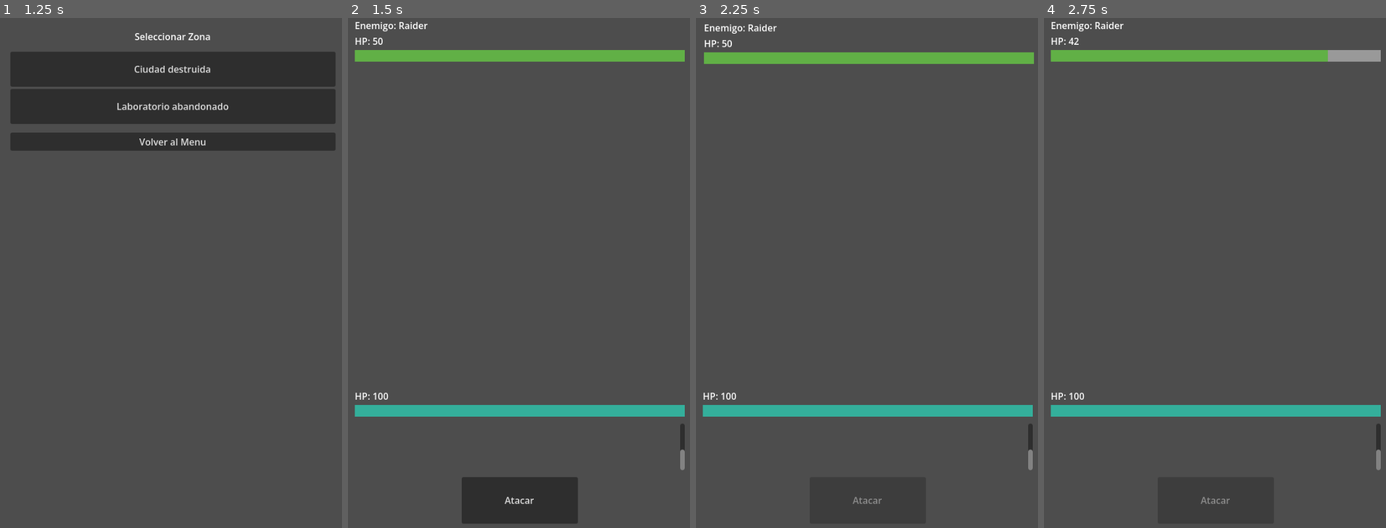
Above: before the commit, frames 1-4 (left to right).
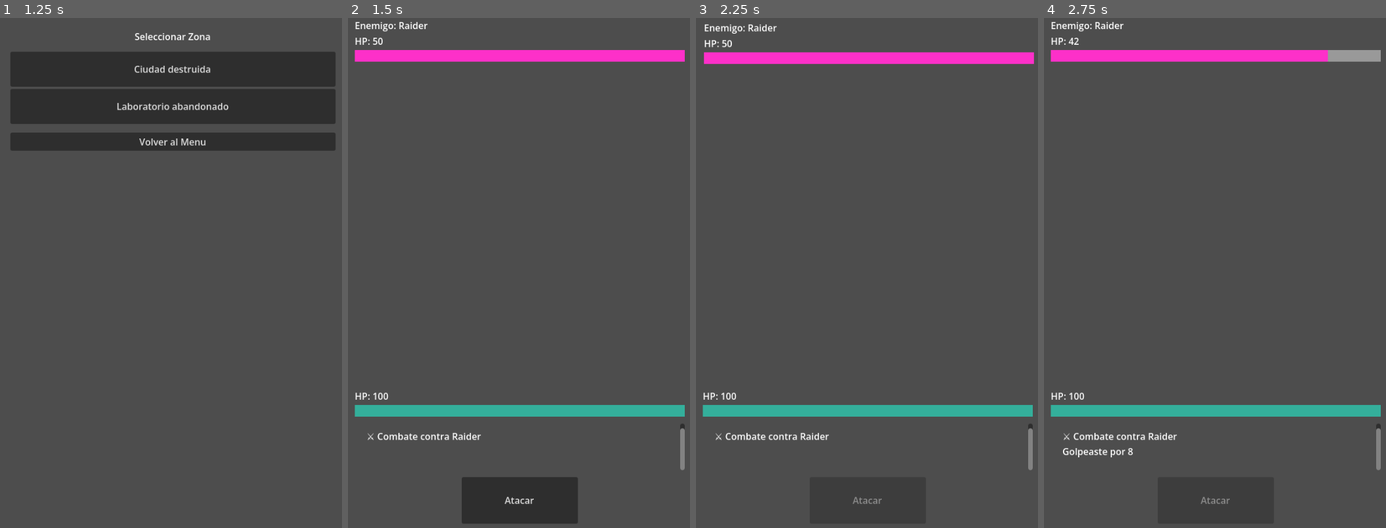
Above: after the commit, the same moments.

Repository: MirandaFrancoCBA/apocalypsheep
Game: Godot game, scene res://scenes/main_menu.tscn
Same seed, same stepped clock (60 frames per second), same inputs: the game is played once before the commit and once after it.
Inputs:
- Up to frame 1 (1.25 s): click "JUGAR" at 0.5 s
- Up to frame 2 (1.5 s): click "Ciudad destruida" at 1.25 s
- Up to frame 3 (2.25 s): click "Atacar" at 2 s
- Up to frame 4 (2.75 s): no input

Frame 1 is identical in both runs. In frame 2, 2.5% of the frame differs, in the area x 1-99%, y 6-85%; in frame 3, 2.7%, in the area x 2-99%, y 6-85%; in frame 4, 2.3%.

Commit message:
Fix: label and scroll

Diff:
--- a/scenes/combat_screen.tscn
+++ b/scenes/combat_screen.tscn
@@ -5,7 +5,7 @@
 [sub_resource type="StyleBoxFlat" id="StyleBoxFlat_uvqtf"]
 
 [sub_resource type="StyleBoxFlat" id="StyleBoxFlat_42k13"]
-bg_color = Color(0.3807527, 0.6899934, 0.27522865, 1)
+bg_color = Color(0.9904657, 0.18689609, 0.7883756, 1)
 
 [sub_resource type="StyleBoxFlat" id="StyleBoxFlat_icss1"]
 
@@ -91,18 +91,19 @@
 custom_minimum_size = Vector2(0, 80)
 layout_mode = 2
 size_flags_vertical = 0
+follow_focus = true
 
 [node name="MarginContainer" type="MarginContainer" parent="MarginContainer/VBoxContainer/CombatLogContainer" unique_id=1638176513]
 layout_mode = 2
 size_flags_horizontal = 3
 size_flags_vertical = 3
-theme_override_constants/margin_left = 30
-theme_override_constants/margin_top = 30
-theme_override_constants/margin_right = 30
-theme_override_constants/margin_bottom = 30
+theme_override_constants/margin_left = 20
+theme_override_constants/margin_top = 20
+theme_override_constants/margin_right = 20
+theme_override_constants/margin_bottom = 20
 
 [node name="LabelResult" type="Label" parent="MarginContainer/VBoxContainer/CombatLogContainer/MarginContainer" unique_id=771717333]
-custom_minimum_size = Vector2(0, 150)
+custom_minimum_size = Vector2(0, 50)
 layout_mode = 2
 size_flags_vertical = 1
 autowrap_mode = 2
--- a/scripts/ui/combat_screen.gd
+++ b/scripts/ui/combat_screen.gd
@@ -141,9 +141,8 @@
 # LOG (PRO + AUTO SCROLL + LIMIT)
 # ─────────────────────────────────────────
 func add_log(text: String) -> void:
-	var lines := []
-
-	if label_result.text != "":
+	var lines = []
+	if not label_result.text.is_empty():
 		lines = label_result.text.split("\n")
 
 	lines.append(text)
@@ -153,9 +152,12 @@
 
 	label_result.text = "\n".join(lines)
 
+	# Esperamos a que la UI se redibuje completamente
 	await get_tree().process_frame
 
-	log_container.scroll_vertical = log_container.get_v_scroll_bar().max_value
+	# Ajustamos el scroll al máximo posible
+	var scroll_bar = log_container.get_v_scroll_bar()
+	log_container.scroll_vertical = int(scroll_bar.max_value)
 
 # ─────────────────────────────────────────
 # COMBATE
